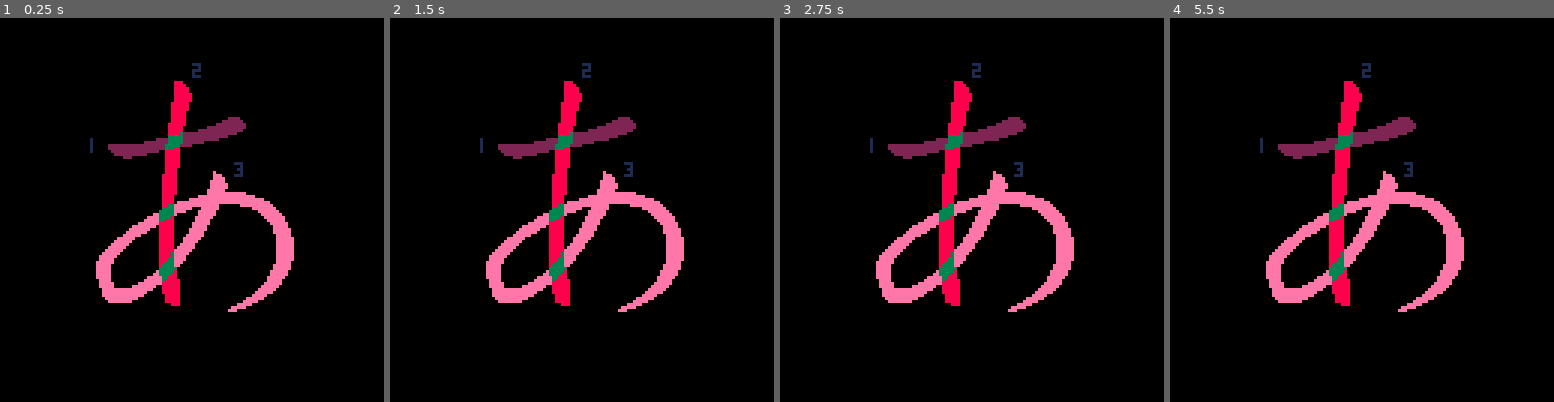
Above: before the commit, frames 1-4 (left to right).
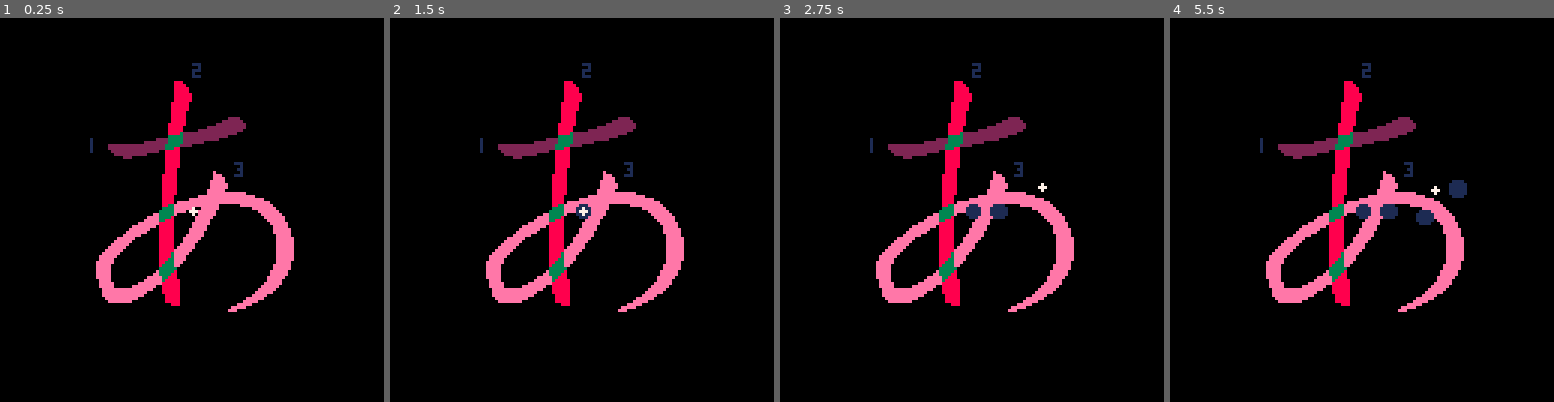
Above: after the commit, the same moments.

Repository: SestrenExsis/KanaPractice
Game: PICO-8 cartridge kana_practice.p8
Same seed, same stepped clock (60 frames per second), same inputs: the game is played once before the commit and once after it.
Inputs:
- Up to frame 1 (0.25 s): no input
- Up to frame 2 (1.5 s): tap X (X key) at 0.33, 1.07 s
- Up to frame 3 (2.75 s): hold Right 1.6-2.1 s; tap X (X key) at 1.85 s; hold Up 2.15-2.42 s; hold Right from 2.47 s (still down)
- Up to frame 4 (5.5 s): tap X (X key) at 2.97, 4.08, 5.2 s; release Right at 3.03 s; hold Left 3.08-3.58 s; hold Down 3.63-3.97 s; hold Right 4.02-4.68 s; hold Up 4.73-5.03 s; hold Left from 5.08 s (still down)

The runs differ from the first frame. In frame 1, less than 0.1% of the frame differs, in the area x 49-52%, y 49-52%; in frame 2, 0.1%; in frame 3, 0.3%; in frame 4, 0.7%, in the area x 48-78%, y 42-54%.

Commit message:
Add basic brush functionality

Diff:
--- a/kana_practice.p8
+++ b/kana_practice.p8
@@ -3,9 +3,11 @@
 __lua__
 -- kana practice
 -- by sestren
+-- github.com/sestren/
 
 -- based on shodo
 -- by ryosuke mihara
+-- github.com/oinariman/shodo
 
 -- description:
 -- * ink drying
@@ -19,17 +21,38 @@
 -- * ask the player to draw it
 -- * stroke order matters
 -->8
+
 function _init()
-
+	cls()
+	--memset(0x1000,0x11,128*64)
+	sspr(0,0,128,128,0,0)
+	_brush_px=64
+	_brush_py=64
+	_brush_vx=0
+	_brush_vy=0
+	_brush_sz=0
+	_last_px=64
+	_last_py=64
+	_brush_down=false
 end
 
 function _update()
-
+	_brush_down=btn(❎)
+	if (btn(⬆️)) _brush_py-=1
+	if (btn(⬇️)) _brush_py+=1
+	if (btn(⬅️)) _brush_px-=1
+	if (btn(➡️)) _brush_px+=1
 end
 
 function _draw()
-	cls()
-	sspr(0,0,128,128,0,0)
+	--cls(2)
+	--sspr(0,0,128,128,0,0)
+	memcpy(0x6000,0x0000,0x2000)
+	if _brush_down then
+		circfill(_brush_px,_brush_py,2,1)
+	end
+	memcpy(0x0000,0x6000,0x2000)
+	circfill(_brush_px,_brush_py,1,7)
 end
 __gfx__
 00000000000000000000000000000000000000000000000000000000000000000000000000000000000000000000000000000000000000000000000000000000
